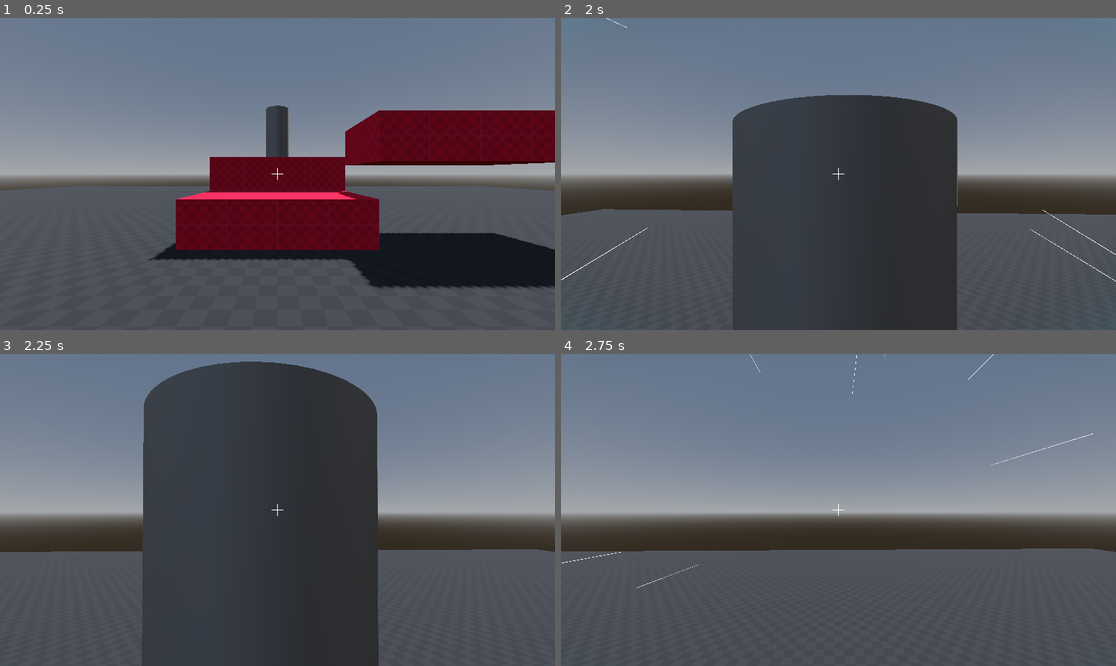
Above: before the commit, frames 1-4 (two rows, left to right).
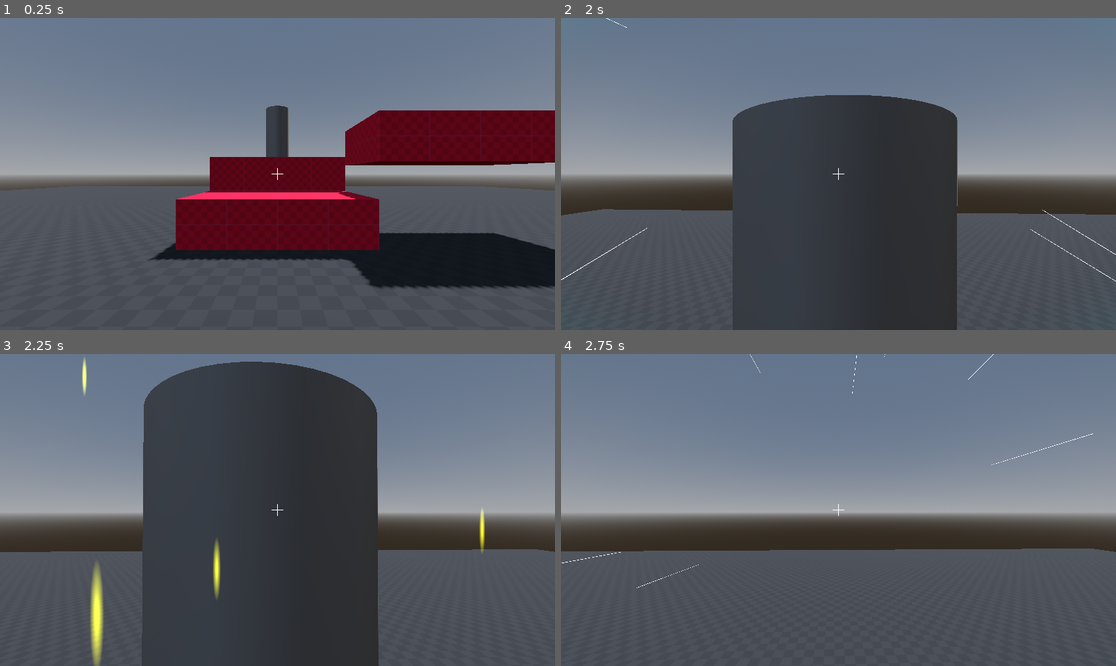
Above: after the commit, the same moments.

Repository: drekunia/tubeland
Game: Godot game, scene res://scenes/environments/prototype_level.tscn
Two runs of this game, one before a commit and one after it. Both use one fixed random seed, a clock stepped at 60 frames per second and the inputs below.
Inputs (mouse positions are in pixels of both pictures, inside the frame that each line leads up to):
- Up to frame 1 (0.25 s): no input
- Up to frame 2 (2 s): tap Enter at 0.5 s; move the mouse to (866, 174) at 0.52 s; press the mouse at (866, 174) at 0.53 s; hold W (move_forward) from 0.53 s (still down); tap Space (jump) at 0.77, 1.52 s; move the mouse to (810, 174) at 1.27 s; release the mouse at (810, 174) at 1.28 s; click (810, 174) at 1.35 s
- Up to frame 3 (2.25 s): keep holding W (move_forward); move the mouse to (288, 503) at 2.02 s; press the mouse at (288, 503) at 2.03 s
- Up to frame 4 (2.75 s): keep holding W (move_forward)

Frames 1-2 are identical in both runs. In frame 3, 1.0% of the frame differs, in the area x 14-88%, y 1-100%; in frame 4, nothing differs.

Commit message:
hit spark

Diff:
--- a/scenes/player/player_controller.tscn
+++ b/scenes/player/player_controller.tscn
@@ -7,6 +7,7 @@
 [ext_resource type="Script" uid="uid://06it6uxlq8yp" path="res://scripts/player/melee_hitbox.gd" id="3_5tt2p"]
 [ext_resource type="PackedScene" uid="uid://b3x2seag4425n" path="res://scenes/system/user_interface.tscn" id="4_0nonk"]
 [ext_resource type="Shader" uid="uid://rr8dkln1unjl" path="res://assets/shaders/post_processing/slash_visual.gdshader" id="5_m7hbg"]
+[ext_resource type="PackedScene" uid="uid://c4cgeo074e5vn" path="res://scenes/vfx/hit_spark.tscn" id="6_2k8ub"]
 
 [sub_resource type="CapsuleMesh" id="CapsuleMesh_x7p2l"]
 radius = 0.4
@@ -92,10 +93,11 @@
 
 [node name="MeleeHitbox" type="ShapeCast3D" parent="CameraController" unique_id=1517919723 node_paths=PackedStringArray("player_controller", "slash_visual")]
 shape = SubResource("SphereShape3D_0nonk")
-target_position = Vector3(0, 0, -0.75)
+target_position = Vector3(0, 0, -1)
 script = ExtResource("3_5tt2p")
 player_controller = NodePath("../..")
 slash_visual = NodePath("../Camera3D/SlashVisual")
+hit_spark_scene = ExtResource("6_2k8ub")
 
 [node name="Components" type="Node" parent="." unique_id=1566056031]
 
--- /dev/null
+++ b/scenes/vfx/hit_spark.tscn
@@ -0,0 +1,46 @@
+[gd_scene format=3 uid="uid://c4cgeo074e5vn"]
+
+[ext_resource type="Script" uid="uid://b8lewvfpcy3mx" path="res://scripts/vfx/hit_spark.gd" id="1_spadd"]
+
+[sub_resource type="ParticleProcessMaterial" id="ParticleProcessMaterial_5tpjg"]
+direction = Vector3(0, 0, -1)
+spread = 30.0
+initial_velocity_min = 2.5
+initial_velocity_max = 3.5
+collision_mode = 2
+
+[sub_resource type="Gradient" id="Gradient_spadd"]
+colors = PackedColorArray(1, 1, 1, 1, 0, 0, 0, 1)
+
+[sub_resource type="GradientTexture2D" id="GradientTexture2D_5tpjg"]
+gradient = SubResource("Gradient_spadd")
+fill = 1
+fill_from = Vector2(0.5, 0.5)
+fill_to = Vector2(1, 0.5)
+
+[sub_resource type="StandardMaterial3D" id="StandardMaterial3D_j6aro"]
+transparency = 1
+blend_mode = 1
+shading_mode = 0
+vertex_color_use_as_albedo = true
+albedo_color = Color(1, 1, 0, 1)
+albedo_texture = SubResource("GradientTexture2D_5tpjg")
+billboard_mode = 3
+particles_anim_h_frames = 1
+particles_anim_v_frames = 1
+particles_anim_loop = false
+
+[sub_resource type="QuadMesh" id="QuadMesh_jnlw8"]
+material = SubResource("StandardMaterial3D_j6aro")
+size = Vector2(0.005, 0.04)
+
+[node name="HitSpark" type="GPUParticles3D" unique_id=932145934]
+cast_shadow = 0
+emitting = false
+amount = 15
+lifetime = 0.2
+one_shot = true
+explosiveness = 1.0
+process_material = SubResource("ParticleProcessMaterial_5tpjg")
+draw_pass_1 = SubResource("QuadMesh_jnlw8")
+script = ExtResource("1_spadd")
--- a/scripts/player/melee_hitbox.gd
+++ b/scripts/player/melee_hitbox.gd
@@ -5,8 +5,16 @@
 
 @export var player_controller: PlayerController
 @export var slash_visual: MeshInstance3D
+@export var hit_spark_scene: PackedScene
 
 var can_melee: bool = true
+
+func _ready() -> void:
+	# Tell the Shapecast to NEVER collide with the player!
+	if player_controller:
+		add_exception(player_controller)
+	else:
+		print_debug("WARNING: player_controller is not assigned in the Inspector!")
 
 func _physics_process(_delta: float) -> void:
 	if Input.is_action_pressed("attack"):
@@ -43,6 +51,11 @@
 	force_shapecast_update()
 
 	if is_colliding():
+		var hit_point = get_collision_point(0)
+		var hit_normal = get_collision_normal(0)
+
+		spawn_hit_spark(hit_point, hit_normal)
+
 		for i in get_collision_count():
 			var target = get_collider(i)
 			if target.has_method("take_damage"):
@@ -50,3 +63,26 @@
 
 	await get_tree().create_timer(melee_cooldown).timeout
 	can_melee = true
+
+func spawn_hit_spark(pos: Vector3, normal: Vector3) -> void:
+	if not hit_spark_scene:
+		return
+
+	var spark = hit_spark_scene.instantiate()
+	get_tree().current_scene.add_child(spark)
+
+	# Move it to the exact point the sword hit
+	spark.global_position = pos - (normal * 0.2)
+
+	# --- ROTATION LOGIC ---
+	# Define our default "Up" direction
+	var safe_up = Vector3.UP
+
+	# If the wall normal is pointing almost perfectly straight up or straight down...
+	# We temporarily change the "Up" reference to Vector3.RIGHT to prevent the math from breaking!
+	if abs(normal.y) > 0.99:
+		safe_up = Vector3.RIGHT
+
+	# Now we can safely look away from the wall on ANY surface (walls, floors, ceilings)
+	spark.look_at(pos + normal, safe_up)
+	# ----------------------
--- /dev/null
+++ b/scripts/vfx/hit_spark.gd
@@ -0,0 +1,9 @@
+extends GPUParticles3D
+
+func _ready() -> void:
+	# Ensure it starts emitting the moment it spawns
+	emitting = true
+
+	# Wait for the lifetime to end, then delete itself
+	await get_tree().create_timer(lifetime).timeout
+	queue_free()
Not shown, added: scripts/vfx/hit_spark.gd.uid
